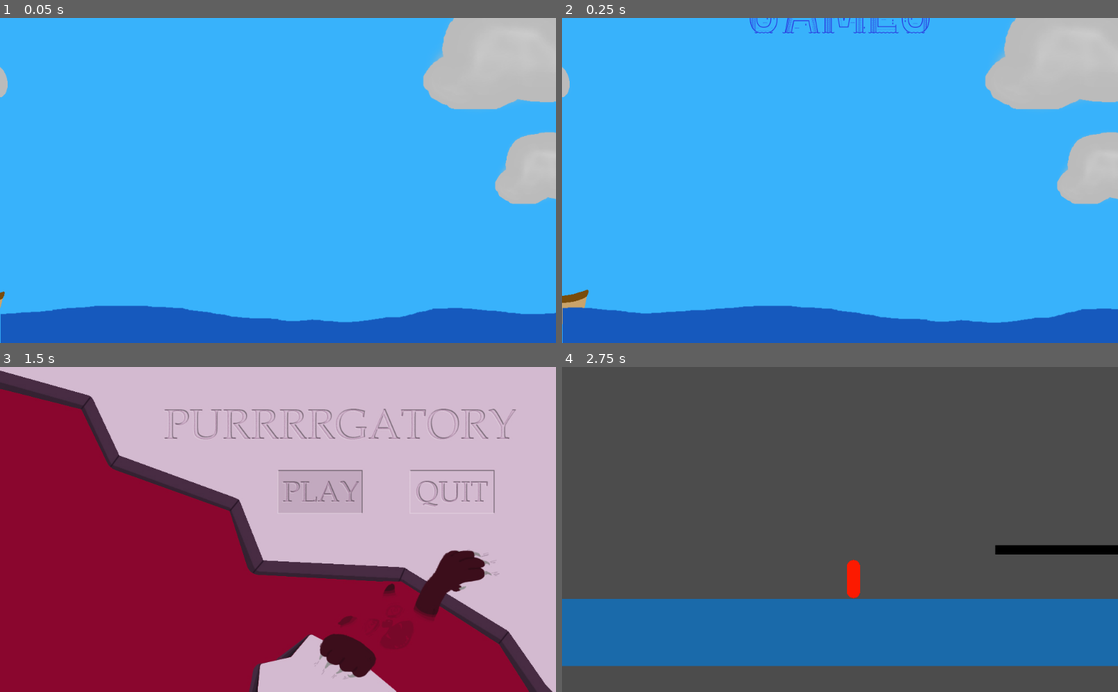
Above: before the commit, frames 1-4 (two rows, left to right).
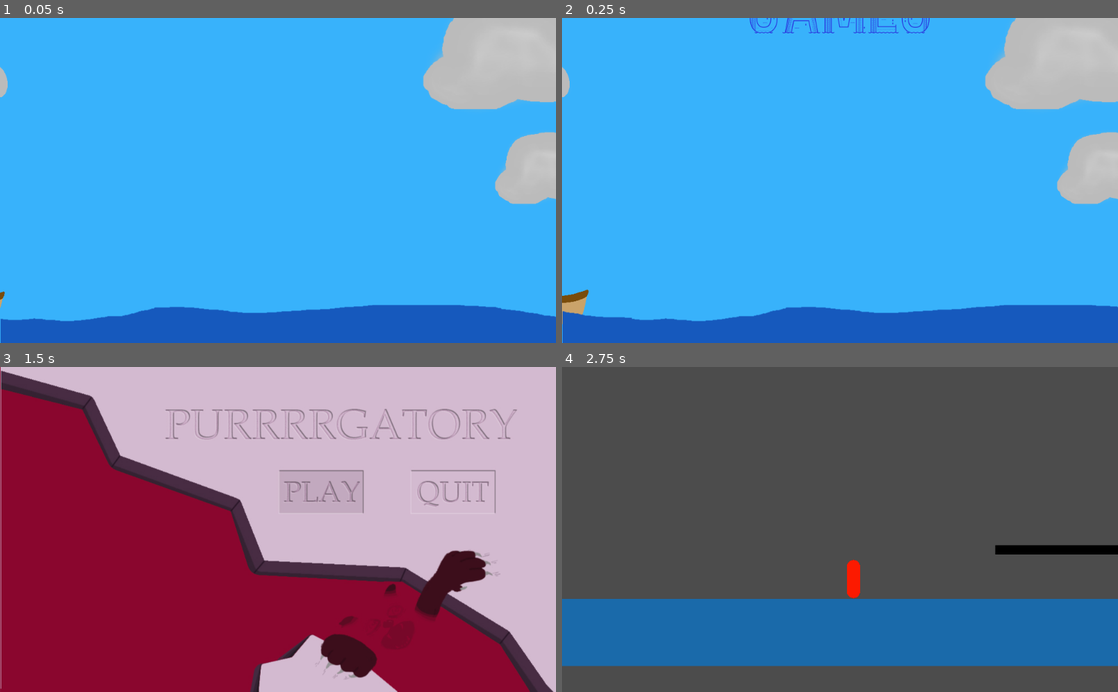
Above: after the commit, the same moments.

Repository: Grayson-Clark/C220-GameJam
Game: Godot game, scene res://UI/SplashScreen.tscn
Two runs of this game, one before a commit and one after it. Both use one fixed random seed, a clock stepped at 60 frames per second and the inputs below.
Inputs (mouse positions are in pixels of both pictures, inside the frame that each line leads up to):
- Up to frame 1 (0.05 s): no input
- Up to frame 2 (0.25 s): no input
- Up to frame 3 (1.5 s): tap Enter at 0.5 s; hold D (right) 0.53-1.25 s; tap W (jump) at 0.77 s; click (322, 490) at 1.25 s
- Up to frame 4 (2.75 s): hold D (right) from 2.03 s (still down); tap W (jump) at 2.27 s

The runs differ from the first frame. In frame 1, 2.3% of the frame differs, in the area x 0-100%, y 88-94%; in frame 2, 2.5%; in frame 3, 2.6%, in the area x 0-100%, y 0-100%; in frame 4, nothing differs.

Commit message:
screen shake when play/quit pressed

Diff:
--- /dev/null
+++ b/UI/Camera2D.gd
@@ -0,0 +1,38 @@
+extends Camera2D
+# Originally developed by Squirrel Eiserloh (https://youtu.be/tu-Qe66AvtY)
+# Refined by KidsCanCode (https://kidscancode.org/godot_recipes/2d/screen_shake/)
+
+export var decay = 0.8                      # How quickly the shaking stops [0, 1].
+export var max_offset = Vector2(100, 50)    # Maximum hor/ver shake in pixels.
+export var max_roll = 0.1                   # Maximum rotation in radians (use sparingly).
+export (NodePath) var target                # Assign the node this camera will follow.
+
+var trauma = 0.0                            # Current shake strength.
+var trauma_power = 2                        # Trauma exponent. Use [2, 3].
+onready var noise = OpenSimplexNoise.new()
+var noise_y = 0
+
+func _ready():
+	current = true
+
+	randomize()
+	noise.seed = randi()
+	noise.period = 4
+	noise.octaves = 2
+
+func _process(delta):
+	if target:
+		global_position = get_node(target).global_position
+	if trauma:
+		trauma = max(trauma - decay * delta, 0)
+		shake()
+
+func shake():
+	var amount = pow(trauma, trauma_power)
+	noise_y += 1
+	rotation = max_roll * amount * noise.get_noise_2d(noise.seed, noise_y)
+	offset.x = max_offset.x * amount * noise.get_noise_2d(noise.seed*2, noise_y)
+	offset.y = max_offset.y * amount * noise.get_noise_2d(noise.seed*3, noise_y)
+
+func add_trauma(amount):
+	trauma = min(trauma + amount, 1.0)
--- a/UI/Main.gd
+++ b/UI/Main.gd
@@ -17,12 +17,14 @@
 
 
 func _on_Play_pressed():
+	$Camera2D.add_trauma(.3)
 	$Play_Timer.start()
 	$Nothing_Pressed.hide()
 	$Play_Pressed.show()
 
 
 func _on_Quit_pressed():
+	$Camera2D.add_trauma(.3)
 	$Quit_Timer.start()
 	$Nothing_Pressed.hide()
 	$Quit_Pressed.show()
--- a/UI/Main.tscn
+++ b/UI/Main.tscn
@@ -6,6 +6,7 @@
 [ext_resource path="res://Assets/quit_pushed.jpg" type="Texture" id=4]
 [ext_resource path="res://Fonts/MrGrieves-Regular.ttf" type="DynamicFontData" id=5]
 [ext_resource path="res://Assets/CAT!.png" type="Texture" id=6]
+[ext_resource path="res://UI/Camera2D.gd" type="Script" id=7]
 
 [sub_resource type="DynamicFont" id=1]
 size = 80
@@ -15,6 +16,50 @@
 anchor_right = 1.0
 anchor_bottom = 1.0
 script = ExtResource( 1 )
+__meta__ = {
+"_edit_use_anchors_": false
+}
+
+[node name="Background1" type="ColorRect" parent="."]
+margin_left = -193.839
+margin_top = -115.72
+margin_right = 830.161
+margin_bottom = 484.28
+rect_scale = Vector2( 1.25231, 1.68501 )
+color = Color( 0.545098, 0.054902, 0.203922, 1 )
+__meta__ = {
+"_edit_use_anchors_": false
+}
+
+[node name="Background2" type="ColorRect" parent="."]
+margin_left = 474.349
+margin_top = 599.3
+margin_right = 1498.35
+margin_bottom = 1199.3
+rect_scale = Vector2( 0.265, 0.074 )
+color = Color( 0.823529, 0.717647, 0.823529, 1 )
+__meta__ = {
+"_edit_use_anchors_": false
+}
+
+[node name="Background4" type="ColorRect" parent="."]
+margin_left = -0.793945
+margin_top = -105.81
+margin_right = 1023.21
+margin_bottom = 494.19
+rect_scale = Vector2( 1.30932, 1.16537 )
+color = Color( 0.823529, 0.717647, 0.823529, 1 )
+__meta__ = {
+"_edit_use_anchors_": false
+}
+
+[node name="Background3" type="ColorRect" parent="."]
+margin_left = 457.97
+margin_top = 600.56
+margin_right = 1481.97
+margin_bottom = 1200.56
+rect_scale = Vector2( 0.015, 0.074 )
+color = Color( 0.294118, 0.168627, 0.294118, 1 )
 __meta__ = {
 "_edit_use_anchors_": false
 }
@@ -99,6 +144,11 @@
 custom_fonts/font = SubResource( 1 )
 custom_colors/font_color = Color( 0.215686, 0.870588, 0.14902, 1 )
 text = "Quit"
+
+[node name="Camera2D" type="Camera2D" parent="."]
+position = Vector2( 510, 300 )
+current = true
+script = ExtResource( 7 )
 [connection signal="pressed" from="Play" to="." method="_on_Play_pressed"]
 [connection signal="pressed" from="Quit" to="." method="_on_Quit_pressed"]
 [connection signal="timeout" from="Play_Timer" to="." method="_on_Play_Timer_timeout"]
--- a/UI/SplashScreen.tscn
+++ b/UI/SplashScreen.tscn
@@ -225,7 +225,7 @@
 [node name="Ocean" type="AnimatedSprite" parent="."]
 position = Vector2( 512.597, 570.462 )
 frames = SubResource( 25 )
-frame = 14
+frame = 6
 playing = true
 
 [node name="Cloud1" type="Sprite" parent="."]
Not shown: 1 places in UI/Main.tscn that only renumber resources
